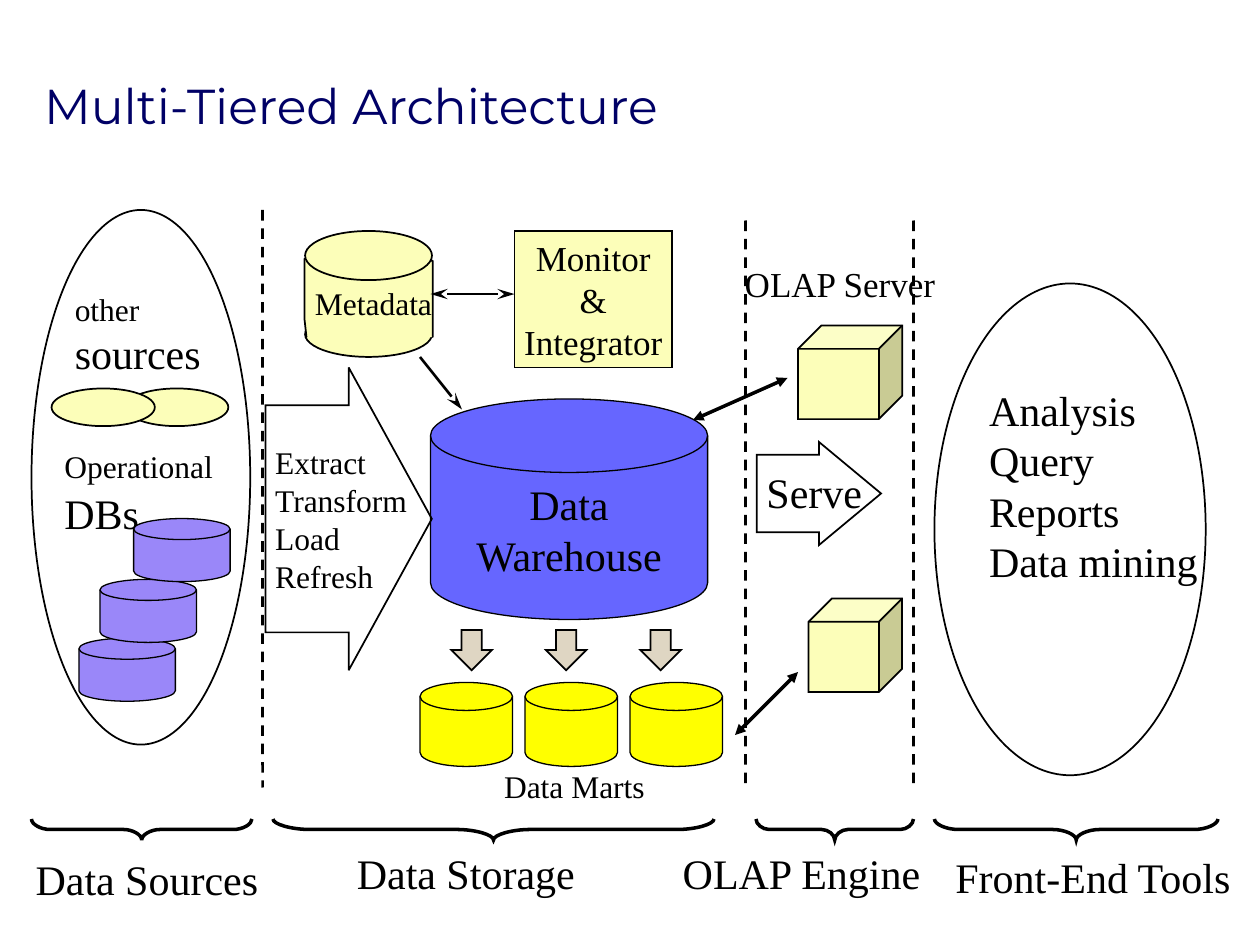
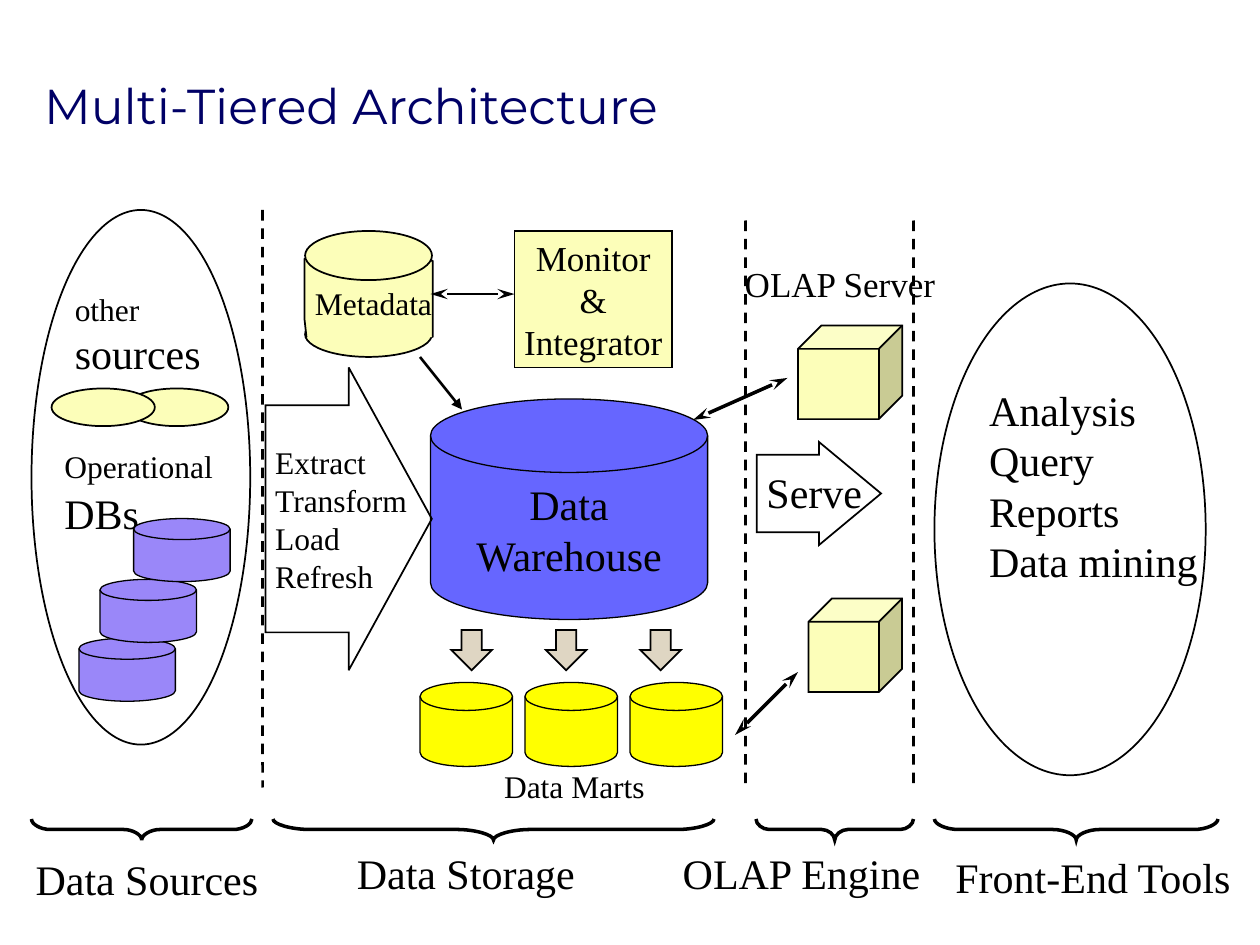
Before and after one commit to TylerChenPDS/MyNote, a slide deck: slide 39 of NJU-COURSE/数据仓库与知识挖掘/classfile/第2章_数据仓库.ppt. Drawn at 1260x945 pixels with LibreOffice and Linux fonts; fonts in the diff are those of the drawing; background and template pictures are left out. Boxes give left, top, right and bottom in pixels: in the first picture for what was removed or moved away, otherwise in the second. Text is boxed around its words. In the diff, an @@ line names an element or a change of style, - is before the commit and + after.

```diff
--- a/NJU-COURSE/数据仓库与知识挖掘/classfile/第2章_数据仓库.ppt
+++ b/NJU-COURSE/数据仓库与知识挖掘/classfile/第2章_数据仓库.ppt
@@ arrow (420, 357) - (462, 410): arrowheads changed @@
@@ double arrow (693, 420) - (788, 378): arrowheads changed @@
@@ double arrow (735, 735) - (798, 672): arrowheads changed @@
```
Also in this commit, not shown: 28 other files.
